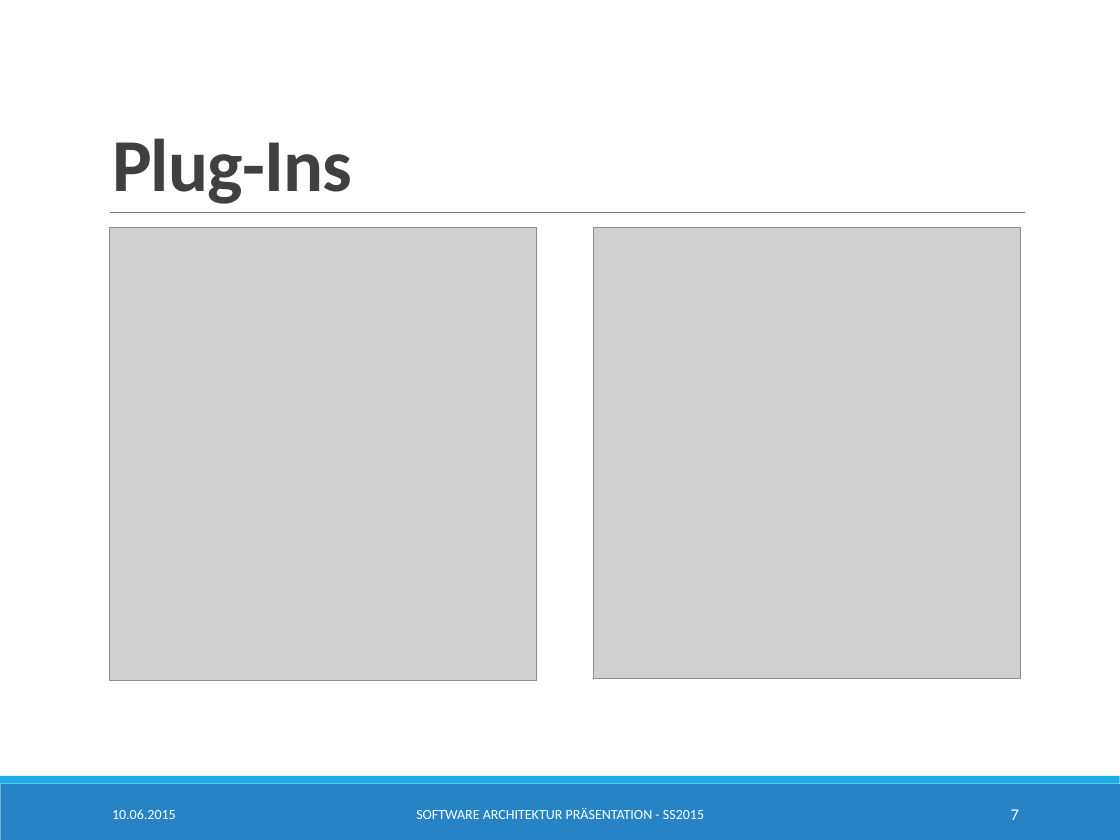
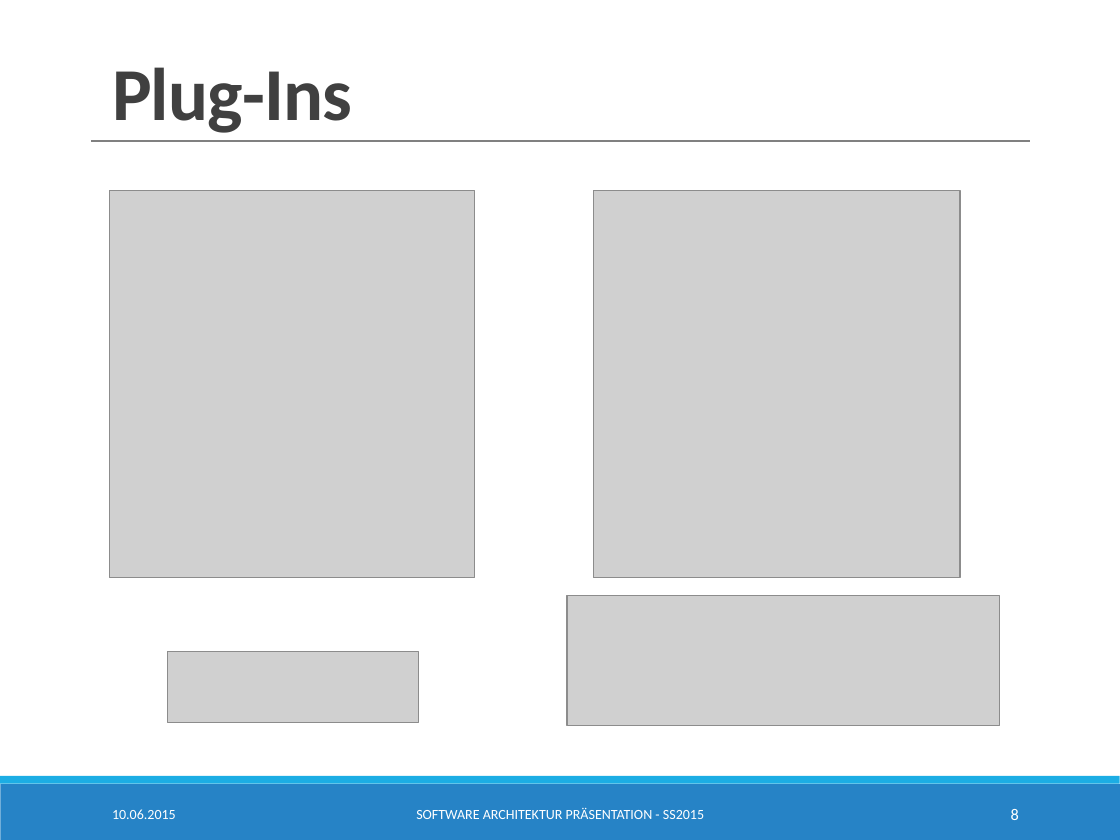
Before and after one commit to SimonBraun/de.htwg.se.mastermind, a slide deck: slide 8 of de.htwg.se.mastermind/Presentation.pptx (slide 7 before the commit). Drawn at 1120x840 pixels with LibreOffice and Linux fonts; fonts in the diff are those of the drawing; grey boxes stand for pictures. Boxes give left, top, right and bottom in pixels: in the first picture for what was removed or moved away, otherwise in the second. Text is boxed around its words. In the diff, an @@ line names an element or a change of style, - is before the commit and + after.

Commit message:
more presentation work

```diff
--- a/de.htwg.se.mastermind/Presentation.pptx
+++ b/de.htwg.se.mastermind/Presentation.pptx
@@ title "Plug-Ins" moved from (x1=112, y1=138, x2=353, y2=204) to (x1=112, y1=67, x2=353, y2=133) @@
@@ line moved from (110, 213) - (1025, 213) to (91, 141) - (1030, 141) @@
@@ line (91, 141) - (1030, 141): stroke #808080 0.5 pt to #808080 1 pt @@
@@ rectangle added at (x1=101, y1=184, x2=1044, y2=226), fill #FFFFFF, outline #FFFFFF 1.25 pt @@
@@ picture resized from (x1=109, y1=227, x2=535, y2=680) to (x1=109, y1=190, x2=475, y2=578) @@
@@ picture resized from (x1=594, y1=227, x2=1020, y2=679) to (x1=594, y1=190, x2=961, y2=578) @@
@@ picture added at (x1=567, y1=596, x2=999, y2=726) @@
@@ picture added at (x1=167, y1=652, x2=418, y2=724) @@
@@ page number at (x1=1011, y1=809, x2=1019, y2=820): text changed @@
-7
+8
```
Also in this commit, not shown: 8 other slides changed, 1 slide added.
